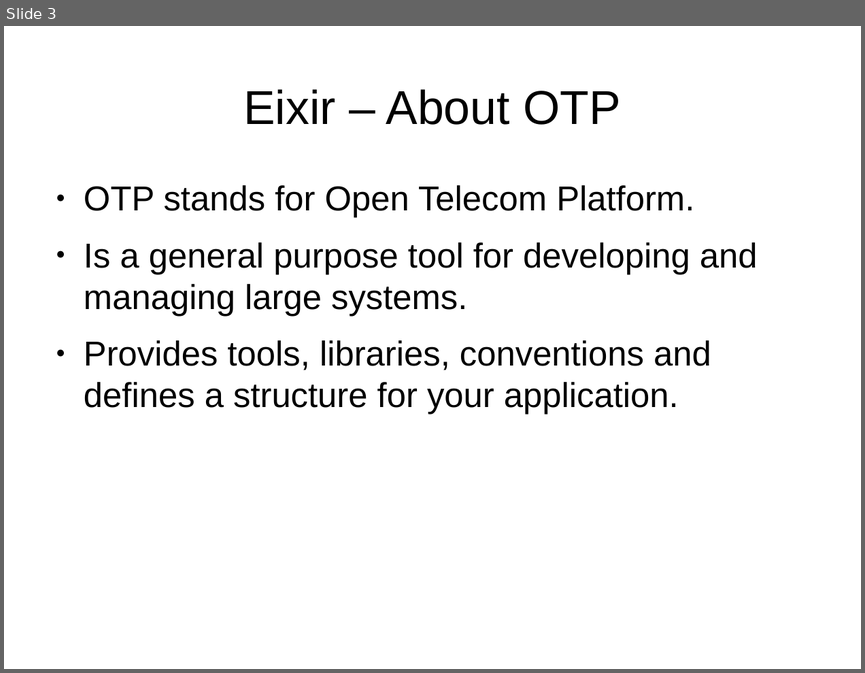
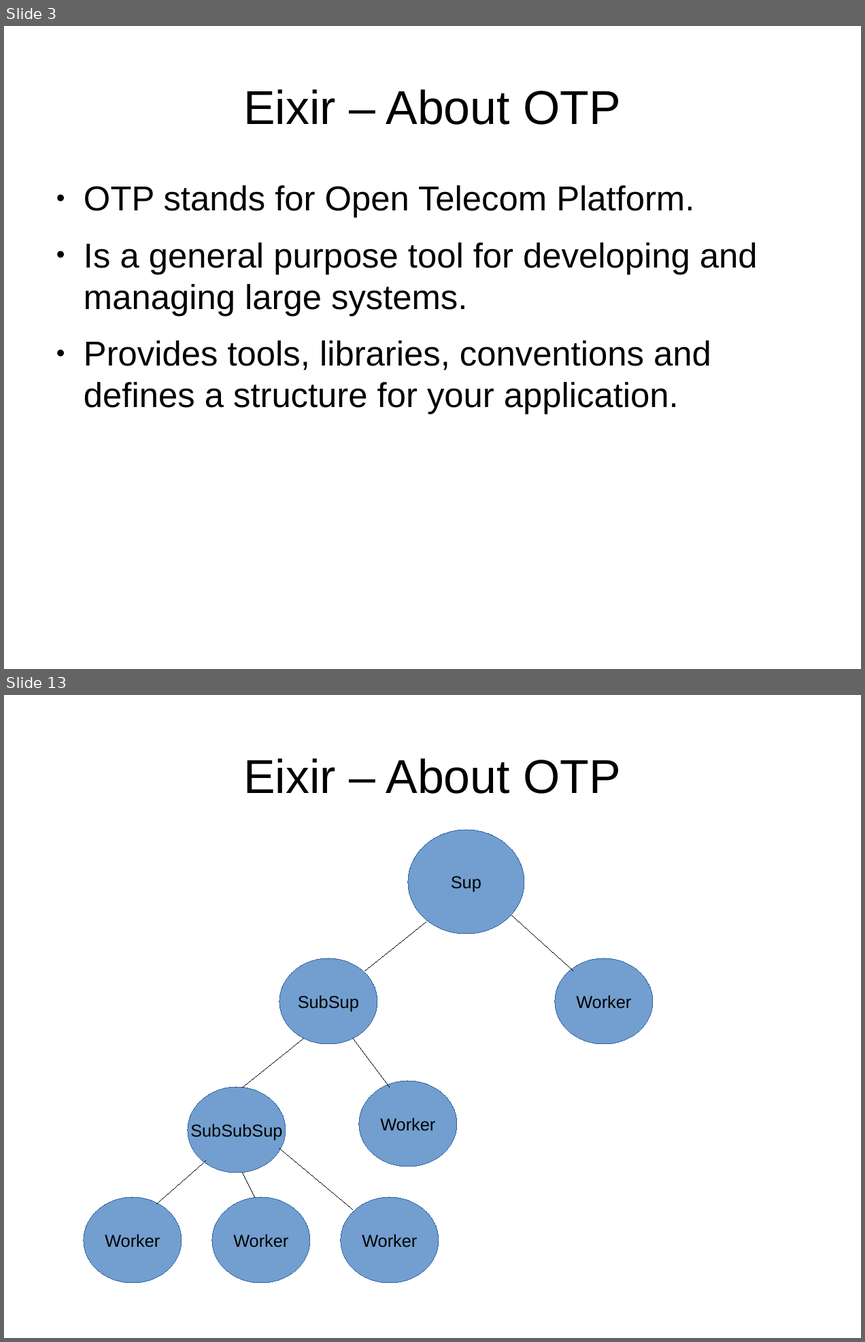
Before and after one commit to ramortegui/talks, a slide deck: elixir-otp-basics.odp. Shown one above the other, each under a label of ours: slide 3 before the commit, slides 3 and 13 after it; the slides between them are not shown. The pictures are 865x673 and 865x1342 pixels, drawn with LibreOffice and Linux fonts; fonts in the diff are those of the drawing. Boxes give left, top, right and bottom in pixels: in the first picture for what was removed or moved away, otherwise in the second. Text is boxed around its words. In the diff, an @@ line names an element or a change of style, - is before the commit and + after.

```diff
--- a/elixir-otp-basics.odp
+++ b/elixir-otp-basics.odp
@@ slide 13 added at box(4, 695, 861, 1338), background #FFFFFF @@
@@ title added at box(243, 758, 620, 794), 44 pt, text #000000 @@
+Eixir – About OTP
@@ ellipse added at box(409, 830, 525, 934), fill #729FCF, outline #3465A4 0 pt, 16 pt, text #000000 @@
+Sup
@@ line added from (573, 970) to (513, 915), #000000 0 pt @@
@@ line added from (426, 921) to (366, 970), #000000 0 pt @@
@@ ellipse added at box(279, 959, 377, 1044), fill #729FCF, outline #3465A4 0 pt, 16 pt, text #000000 @@
+SubSup
@@ ellipse added at box(555, 959, 653, 1044), fill #729FCF, outline #3465A4 0 pt, 16 pt, text #000000 @@
+Worker
@@ line added from (304, 1038) to (243, 1087), #000000 0 pt @@
@@ line added from (353, 1038) to (390, 1087), #000000 0 pt @@
@@ ellipse added at box(360, 1081, 458, 1166), fill #729FCF, outline #3465A4 0 pt, 16 pt, text #000000 @@
+Worker
@@ ellipse added at box(188, 1087, 286, 1172), fill #729FCF, outline #3465A4 0 pt, 16 pt, text #000000 @@
+SubSubSup
@@ line added from (157, 1204) to (206, 1160), #000000 0 pt @@
@@ line added from (279, 1149) to (353, 1209), #000000 0 pt @@
@@ line added from (255, 1198) to (243, 1172), #000000 0 pt @@
@@ ellipse added at box(84, 1198, 181, 1283), fill #729FCF, outline #3465A4 0 pt, 16 pt, text #000000 @@
+Worker
@@ ellipse added at box(212, 1198, 310, 1283), fill #729FCF, outline #3465A4 0 pt, 16 pt, text #000000 @@
+Worker
@@ ellipse added at box(341, 1198, 439, 1283), fill #729FCF, outline #3465A4 0 pt, 16 pt, text #000000 @@
+Worker
```
Also in this commit, not shown: 6 slides changed, 17 other slides added, 3 slides removed.
